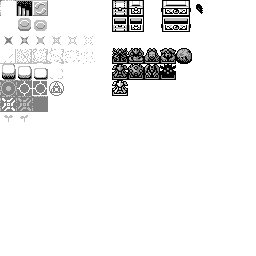
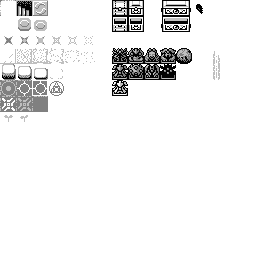
The second 256x256 image is a revision of the first. Changes to its layers:
painted on "Spritesheet" over (213, 51, 220, 80)
